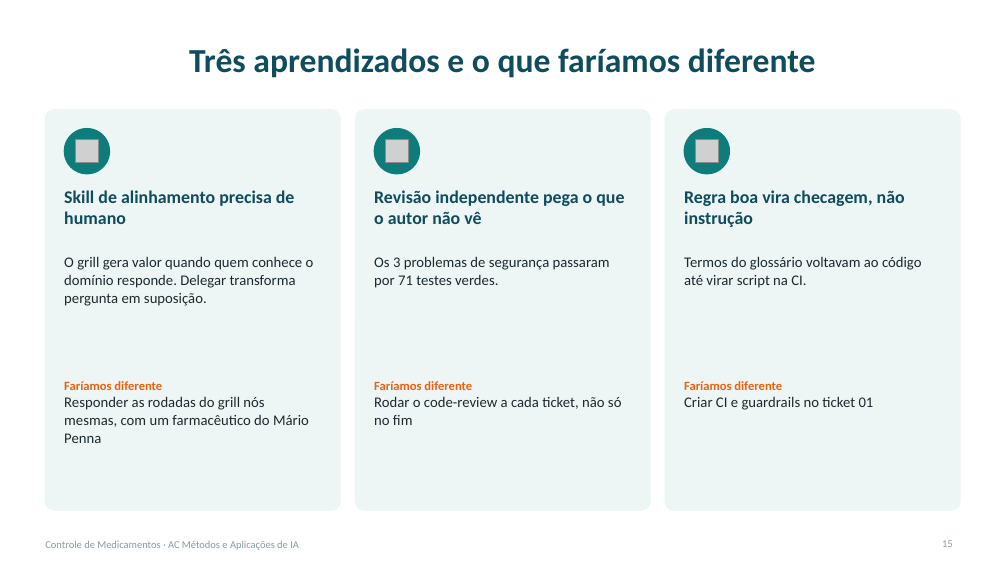
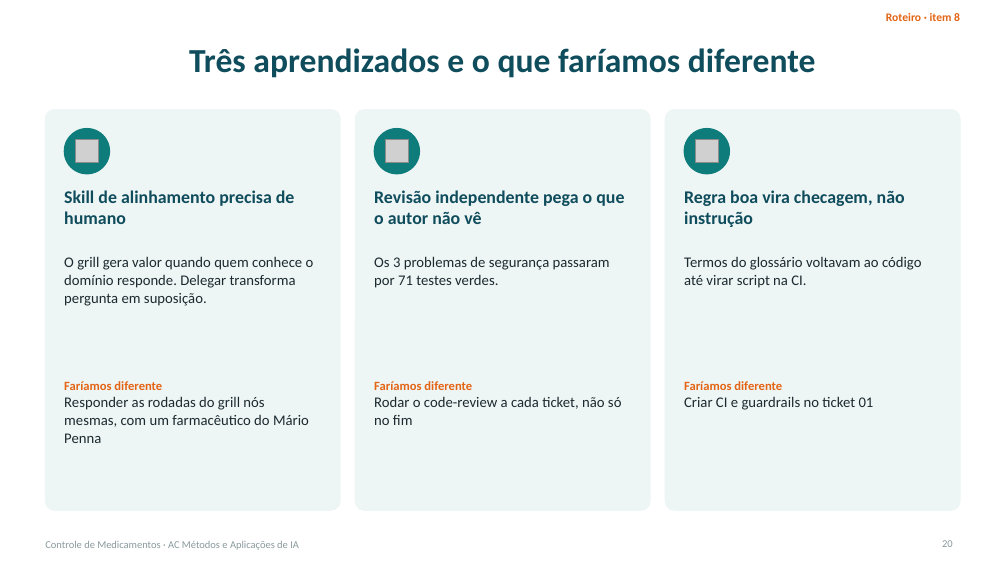
Before and after one commit to BeatrizSamaha/ac-ia-skills, a slide deck: slide 20 of slides/apresentacao.pptx (slide 15 before the commit). Drawn at 1008x567 pixels with LibreOffice and Linux fonts; fonts in the diff are those of the drawing; grey boxes stand for pictures. Boxes give left, top, right and bottom in pixels: in the first picture for what was removed or moved away, otherwise in the second. Text is boxed around its words. In the diff, an @@ line names an element or a change of style, - is before the commit and + after.

Commit message:
Slides: roteiro do enunciado, critérios, exemplos com prints reais e 7 perguntas da seção 5

```diff
--- a/slides/apresentacao.pptx
+++ b/slides/apresentacao.pptx
@@ text added at <box>886,13,960,21</box>, 11 pt, text #E36414, bold @@
+Roteiro · item 8
```
Also in this commit, not shown: 13 other slides changed, 6 slides added, 1 slide removed, 10 other files.
